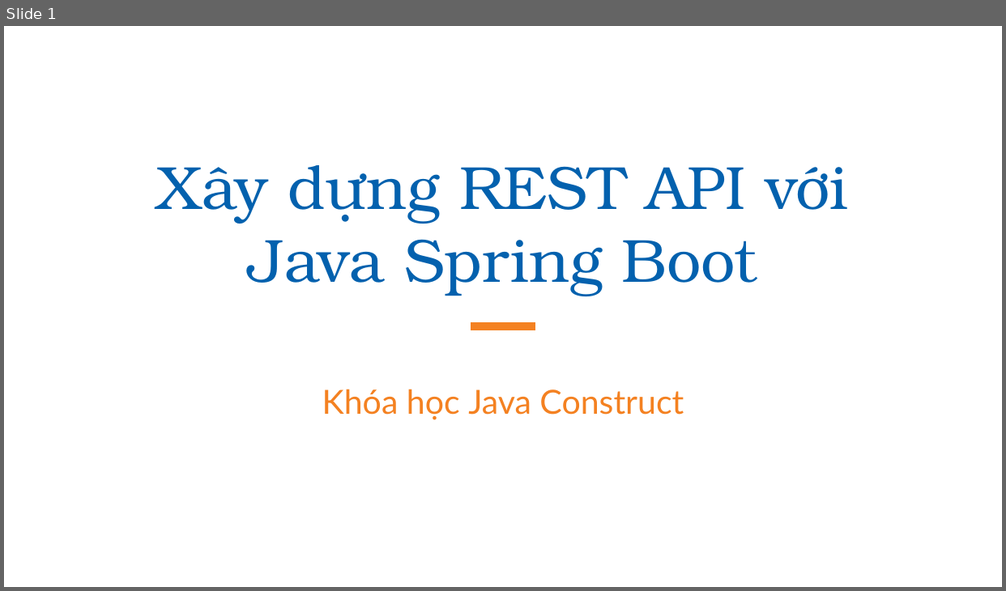
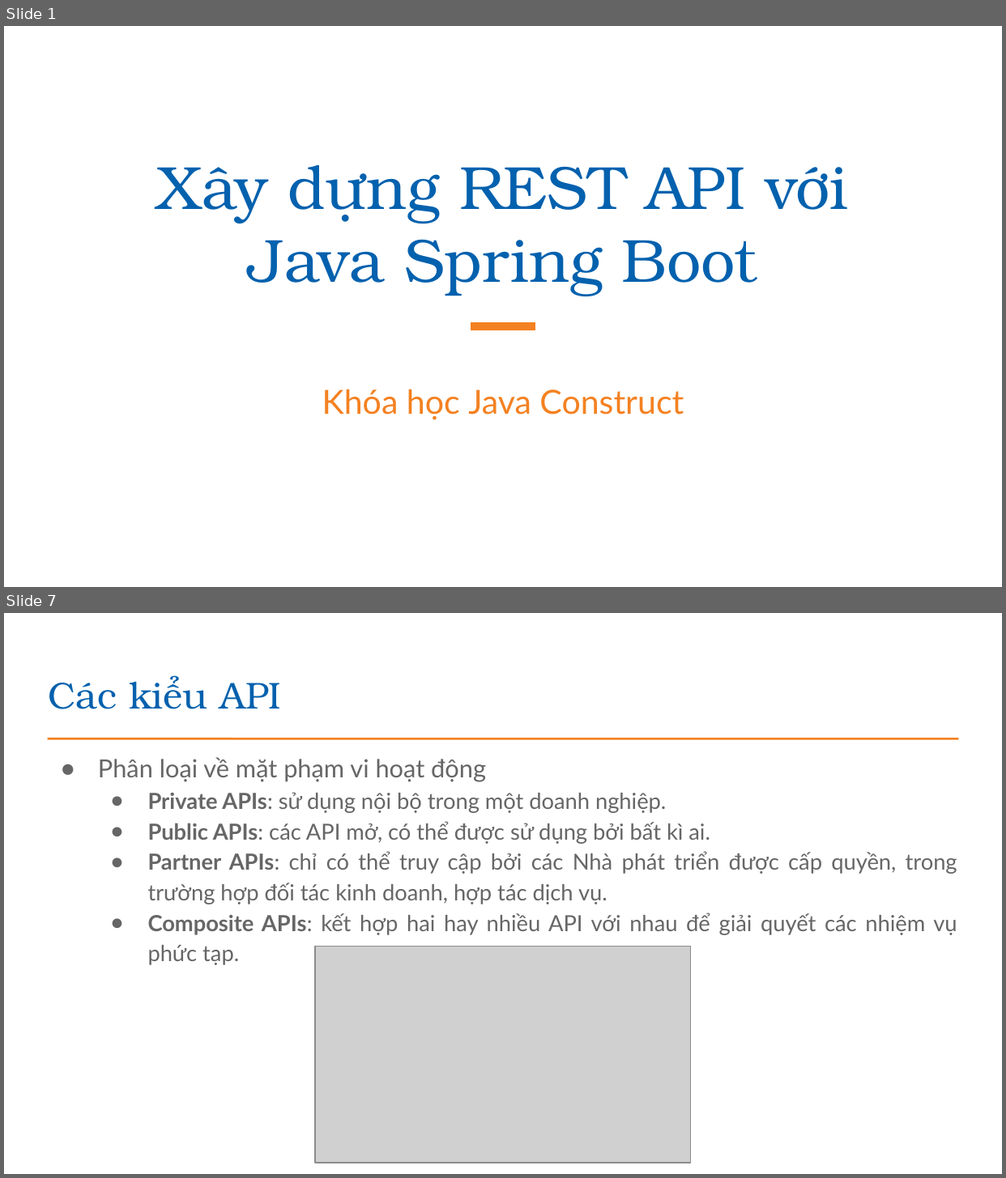
Before and after one commit to EdisonTechnologyAcademy/Java---Construction, a slide deck: presentations/Bài 23_Xay dung cac API Rest.pptx. Shown one above the other, each under a label of ours: slide 1 before the commit, slides 1 and 7 after it; the slides between them are not shown. The pictures are 1006x591 and 1006x1178 pixels, drawn with LibreOffice and Linux fonts; fonts in the diff are those of the drawing; grey boxes stand for pictures; background and template pictures are left out. Boxes give left, top, right and bottom in pixels: in the first picture for what was removed or moved away, otherwise in the second. Text is boxed around its words. In the diff, an @@ line names an element or a change of style, - is before the commit and + after.

```diff
--- a/presentations/Bài 23_Xay dung cac API Rest.pptx
+++ b/presentations/Bài 23_Xay dung cac API Rest.pptx
@@ slide 7 added at [4,613,1002,1174], background #FFFFFF @@
@@ title added at [48,675,282,709], 27 pt, text #0361AE @@
+Các kiểu API
@@ line added from (47, 739) to (959, 739), #F48121 1.5 pt @@
@@ text added at [98,757,957,965], 16 pt, text #666666 @@
+● Phân loại về mặt phạm vi hoạt động
+  ● Private APIs: sử dụng nội bộ trong một doanh nghiệp.
+  ● Public APIs: các API mở, có thể được sử dụng bởi bất kì ai.
+  ● Partner APIs: chỉ có thể truy cập bởi các Nhà phát triển được cấp quyền, trong trường hợp đối tác kinh doanh, hợp tác dịch vụ.
+  ● Composite APIs: kết hợp hai hay nhiều API với nhau để giải quyết các nhiệm vụ phức tạp.
@@ picture added at [315,946,692,1163] @@
```
Also in this commit, not shown: 4 slides changed, 36 other slides added, 39 slides removed, 1 other file.
